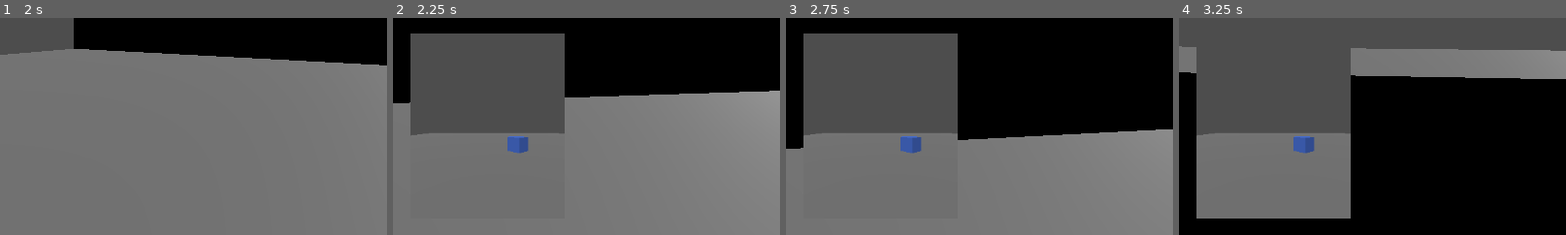
Above: before the commit, frames 1-4 (left to right).
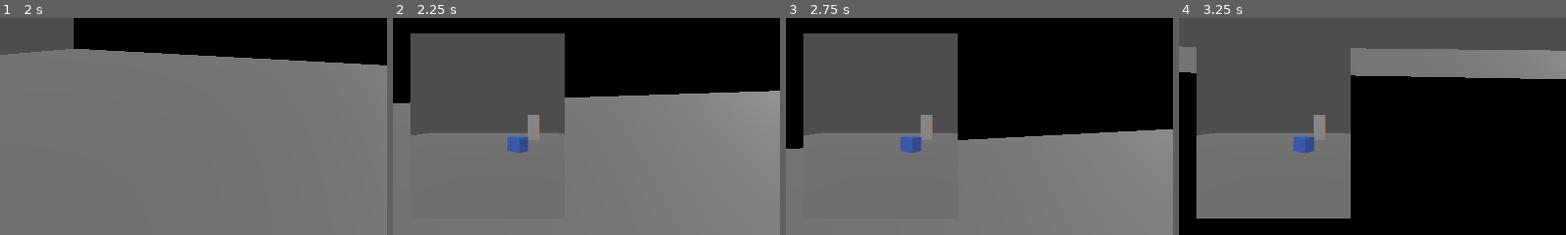
Above: after the commit, the same moments.

Repository: AntoninHUDRY/Q_panic
Game: Godot game, scene res://CameraTest.tscn
Same seed, same stepped clock (60 frames per second), same inputs: the game is played once before the commit and once after it.
Inputs (mouse positions are % of the whole screen's width and height, from its top left):
- Up to frame 1 (2 s): move the mouse to (55, 50) at 0.52 s; hold W (up) from 0.53 s (still down); tap C (clear_minicam) at 0.6 s; click (55, 50) at 0.67 s; tap Space (jump) at 0.77, 1.52 s; move the mouse to (45, 50) at 1.27 s; tap Ctrl (crouch) at 1.35 s
- Up to frame 2 (2.25 s): keep holding W (up); move the mouse to (52, 48) at 2.02 s; right-click (52, 48) at 2.1 s
- Up to frame 3 (2.75 s): keep holding W (up)
- Up to frame 4 (3.25 s): keep holding W (up); move the mouse to (49, 52) at 2.77 s; tap Shift (sprint) at 2.85 s; click (49, 52) at 2.92 s; tap Space (jump) at 3.02 s
The pictures show only the part of the screen within x 0-50%, y 50-100%; the shares and areas given below are measured in that part.

Frame 1 is identical in both runs. In frame 2, 0.3% of the frame differs, in the area x 34-38%, y 44-57%; in frame 3, 0.3%; in frame 4, 0.3%.

Commit message:
Door added to the first level

Diff:
--- a/CameraTest.tscn
+++ b/CameraTest.tscn
@@ -6,6 +6,7 @@
 [ext_resource type="Script" path="res://quantum/QuantumObject.gd" id="4_g2727"]
 [ext_resource type="Script" path="res://character/player.gd" id="5_q6hax"]
 [ext_resource type="Script" path="res://Camera/MiniCamera.gd" id="6_104kl"]
+[ext_resource type="PackedScene" uid="uid://qfenrsmlfday" path="res://Door.tscn" id="7_deytm"]
 
 [sub_resource type="BoxMesh" id="BoxMesh_0cwco"]
 size = Vector3(32, 0.1, 32)
@@ -152,3 +153,6 @@
 [node name="CollisionShape3D" type="CollisionShape3D" parent="Wall"]
 transform = Transform3D(1, 0, 0, 0, 1, 0, 0, 0, 1, 0, -0.06, 0)
 shape = SubResource("BoxShape3D_mgkqc")
+
+[node name="Door" parent="." instance=ExtResource("7_deytm")]
+transform = Transform3D(1, 0, 0, 0, 1, 0, 0, 0, 1, -4, 1.60169, 0)
Not shown: 1 places in CameraTest.tscn that only renumber resources
Not shown: 1 places in Door.tscn that only renumber resources
